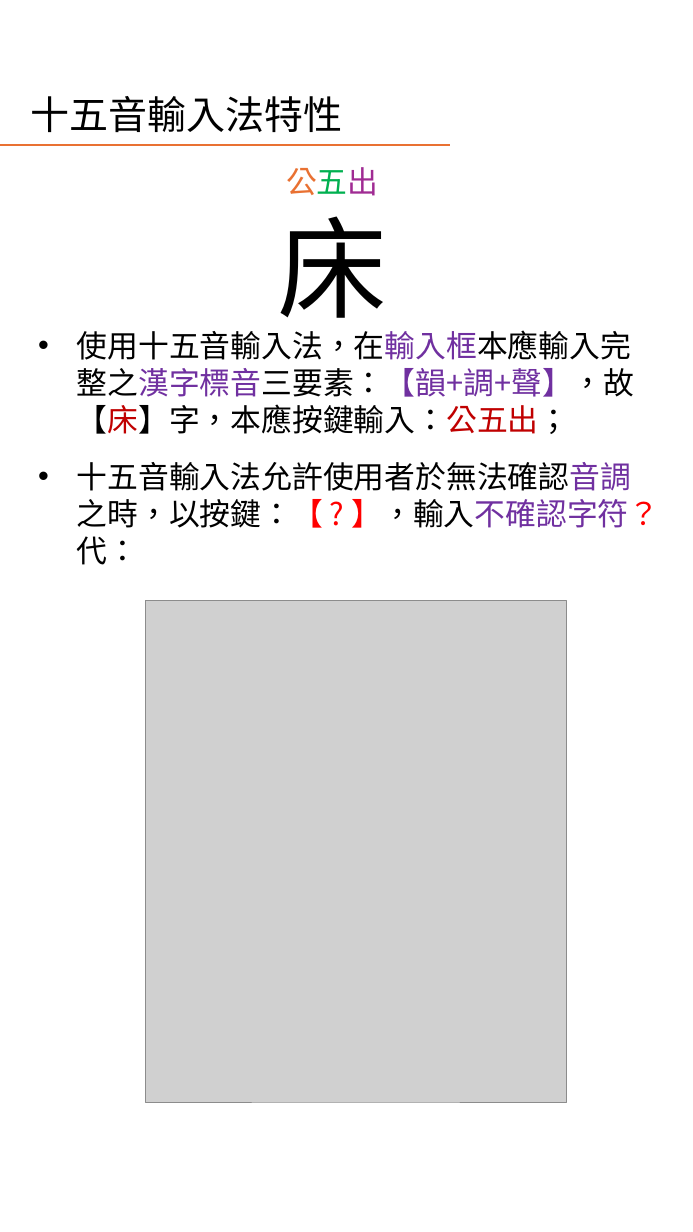
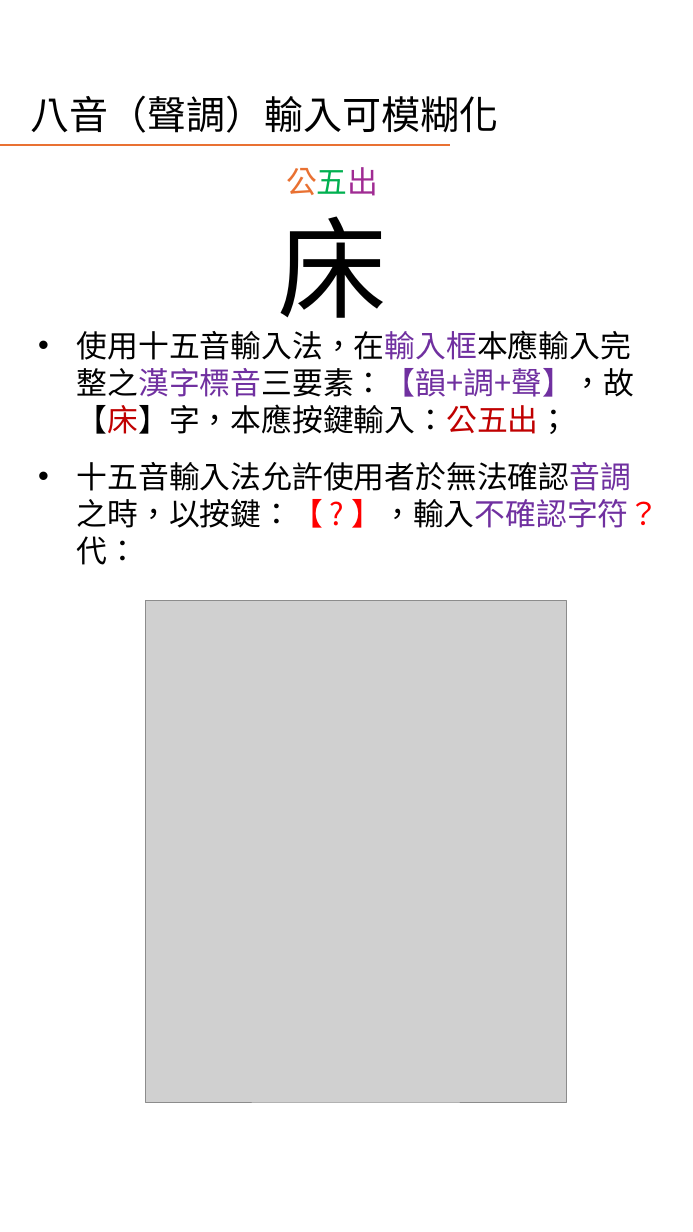
Before and after one commit to AlanJui/rime-tlpa, a slide deck: slide 8 of docs/guide/十五音輸入法簡介.pptx (slide 13 before the commit). Drawn at 693x1232 pixels with LibreOffice and Linux fonts; fonts in the diff are those of the drawing; grey boxes stand for pictures. Boxes give left, top, right and bottom in pixels: in the first picture for what was removed or moved away, otherwise in the second. Text is boxed around its words. In the diff, an @@ line names an element or a change of style, - is before the commit and + after.

```diff
--- a/docs/guide/十五音輸入法簡介.pptx
+++ b/docs/guide/十五音輸入法簡介.pptx
@@ title at <box>30,96,498,133</box>: text changed @@
-十五音輸入法特性
+八音（聲調）輸入可模糊化
```
Also in this commit, not shown: 3 other slides changed, 2 slides added.
